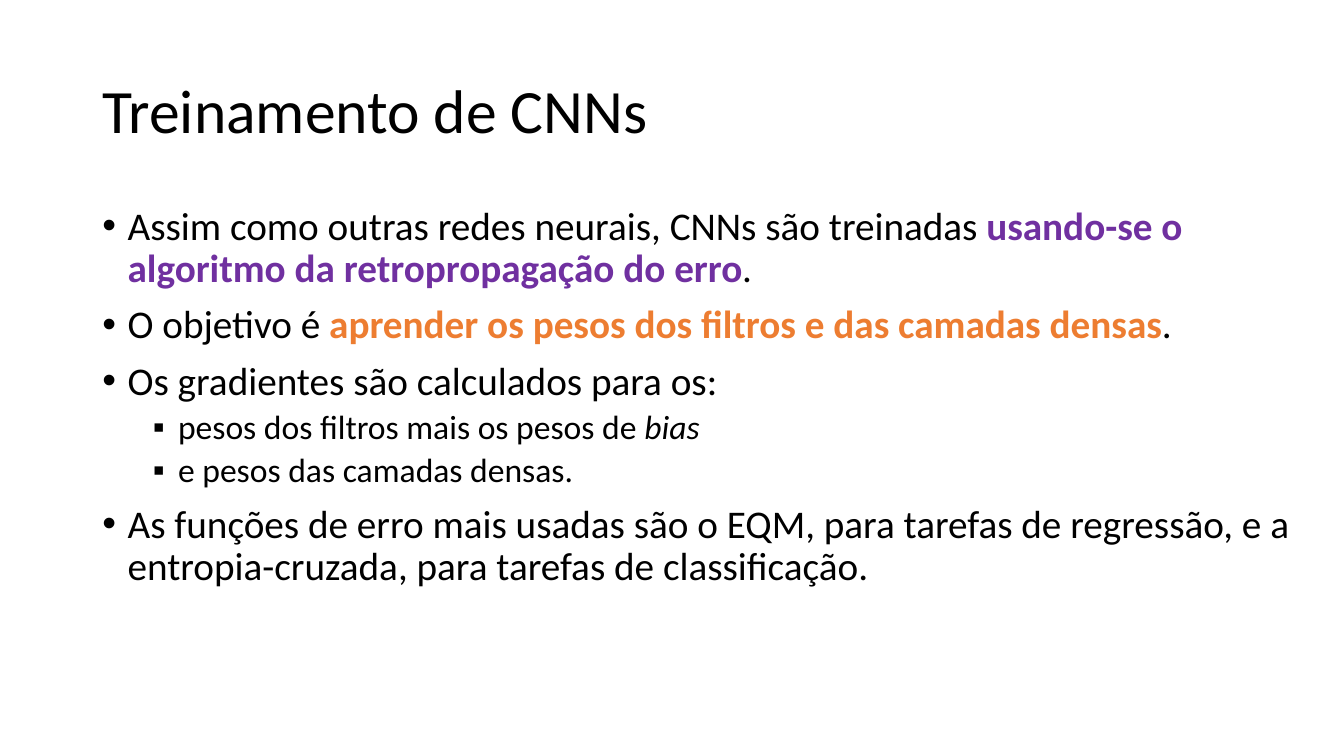
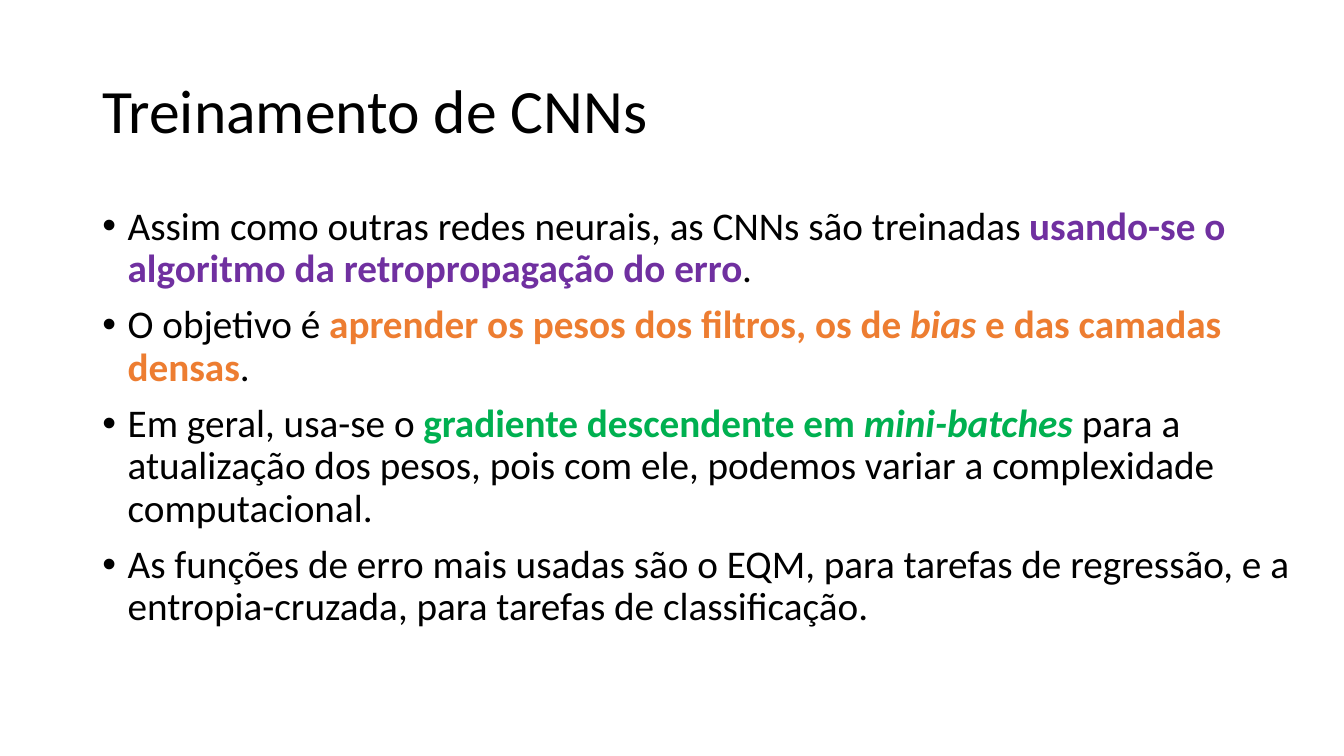
Before and after one commit to zz4fap/c24_inteligencia_artificial, a slide deck: slide 63 of slides/C24_CNN.pptx. Drawn at 1344x756 pixels with LibreOffice and Linux fonts; fonts in the diff are those of the drawing. Boxes give left, top, right and bottom in pixels: in the first picture for what was removed or moved away, otherwise in the second. Text is boxed around its words. In the diff, an @@ line names an element or a change of style, - is before the commit and + after.

```diff
--- a/slides/C24_CNN.pptx
+++ b/slides/C24_CNN.pptx
@@ text at <box>128,212,1225,529</box>: text changed @@
-• Assim como outras redes neurais, CNNs são treinadas usando-se o algoritmo da retropropagação do erro.
-• O objetivo é aprender os pesos dos filtros e das camadas densas.
-• Os gradientes são calculados para os:
-  ▪ pesos dos filtros mais os pesos de bias
-  ▪ e pesos das camadas densas.
+• Assim como outras redes neurais, as CNNs são treinadas usando-se o algoritmo da retropropagação do erro.
+• O objetivo é aprender os pesos dos filtros, os de bias e das camadas densas.
+• Em geral, usa-se o gradiente descendente em mini-batches para a atualização dos pesos, pois com ele, podemos variar a complexidade computacional.
```
Also in this commit, not shown: 14 other slides changed, 3 slides added, 1 slide removed.
